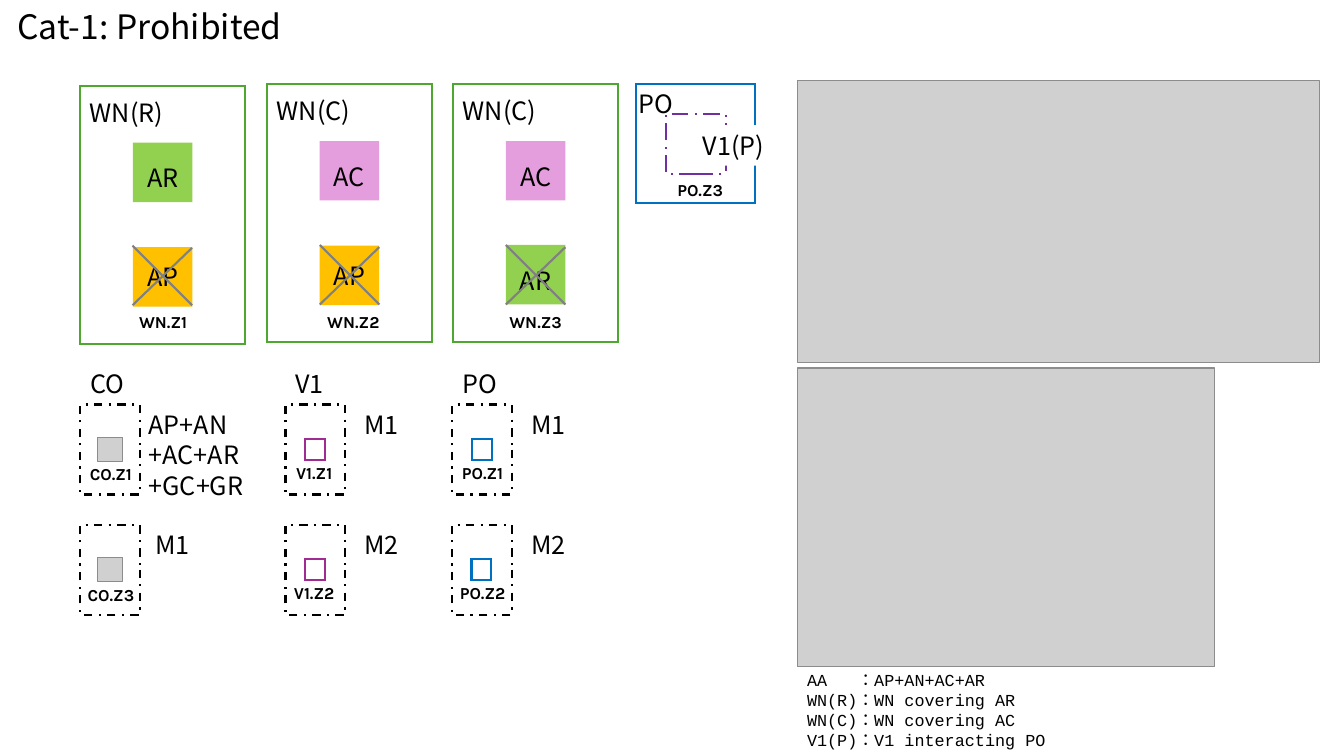
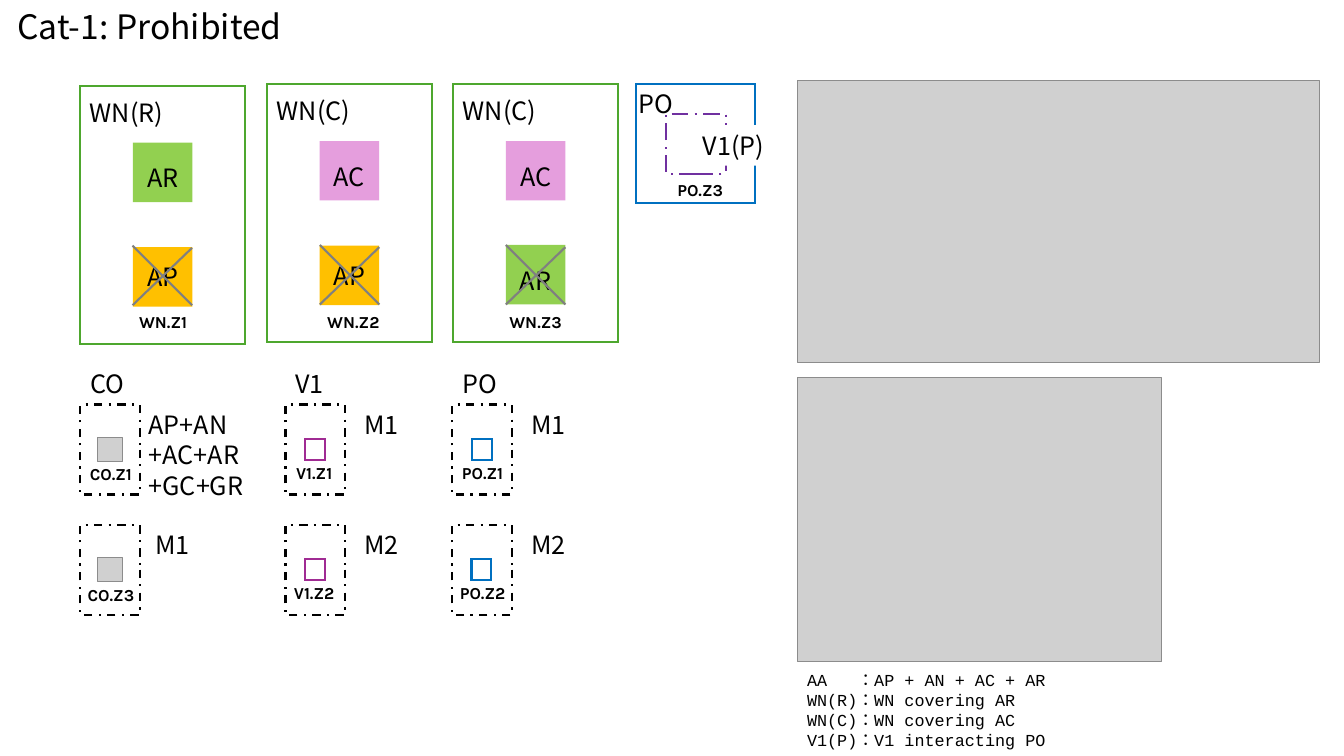
Before and after one commit to OpenSUSI/TR-1um, a slide deck: slide 3 of Document/TR-1um_DRC_summary.pptx. Drawn at 1344x756 pixels with LibreOffice and Linux fonts; fonts in the diff are those of the drawing; grey boxes stand for pictures. Boxes give left, top, right and bottom in pixels: in the first picture for what was removed or moved away, otherwise in the second. Text is boxed around its words. In the diff, an @@ line names an element or a change of style, - is before the commit and + after.

```diff
--- a/Document/TR-1um_DRC_summary.pptx
+++ b/Document/TR-1um_DRC_summary.pptx
@@ picture: place and size @@
-picture at box(798, 368, 1215, 666)
+picture at box(798, 378, 1163, 662)
@@ text in rectangle at box(807, 674, 1045, 686): spaces changed @@
-AA ：AP+AN+AC+AR
+AA ：AP + AN + AC + AR
```
Also in this commit, not shown: 8 other slides changed, 9 slides added, 1 other file.
